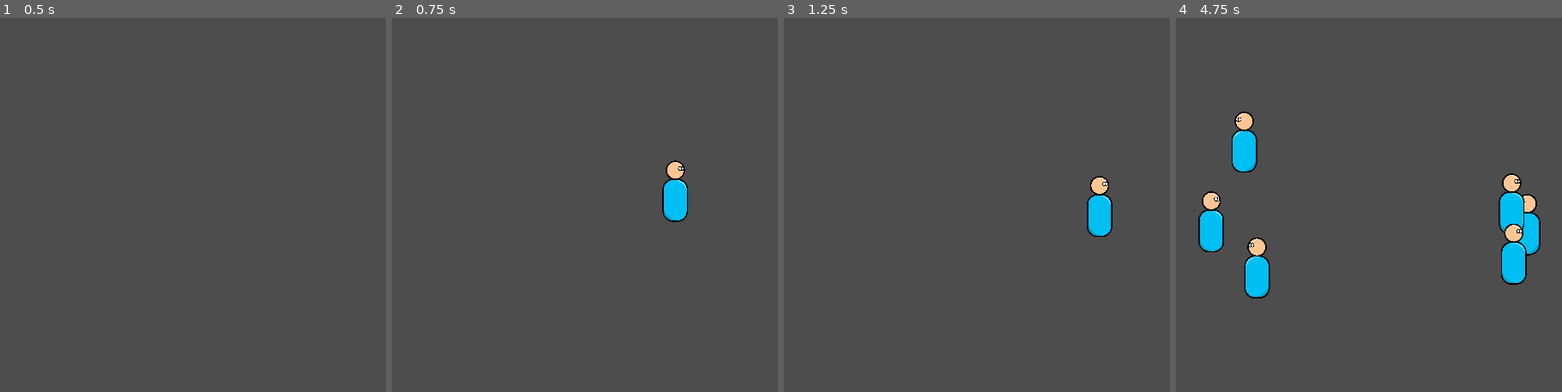
Above: before the commit, frames 1-4 (left to right).
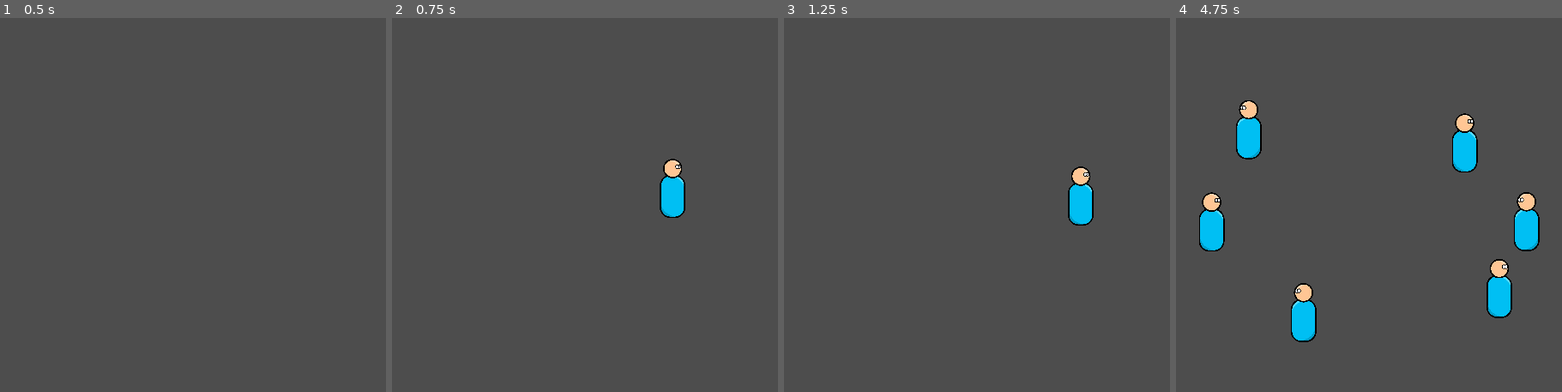
Above: after the commit, the same moments.

Repository: AvilS-PL/Godot_WAW_recreaction
Game: Godot game, scene res://game.tscn
Same seed, same stepped clock (60 frames per second), same inputs: the game is played once before the commit and once after it. The project has no main scene, so this scene is started directly.
Inputs (mouse positions are in pixels of both pictures, inside the frame that each line leads up to):
- Up to frame 1 (0.5 s): no input
- Up to frame 2 (0.75 s): tap Enter at 0.5 s; move the mouse to (669, 190) at 0.52 s; hold Right (ui_right) from 0.53 s (still down); click (669, 190) at 0.6 s
- Up to frame 3 (1.25 s): keep holding Right (ui_right)
- Up to frame 4 (4.75 s): move the mouse to (1291, 257) at 1.27 s; release Right (ui_right) at 1.28 s; hold Down (ui_down) 1.28-2.03 s; right-click (1291, 257) at 1.35 s; move the mouse to (1407, 70) at 2.02 s; hold Right (ui_right) 2.03-2.78 s; click (1407, 70) at 2.1 s; move the mouse to (1349, 362) at 2.77 s; hold Up (ui_up) 2.78-3.53 s; right-click (1349, 362) at 2.85 s; move the mouse to (1484, 324) at 3.52 s; hold Left (ui_left) from 3.53 s (still down); click (1484, 324) at 3.6 s; move the mouse to (1253, 118) at 4.27 s; right-click (1253, 118) at 4.35 s

Frame 1 is identical in both runs. In frame 2, 0.5% of the frame differs, in the area x 69-77%, y 37-55%; in frame 3, 1.6%; in frame 4, 6.3%, in the area x 5-95%, y 22-87%.

Commit message:
v0.1.2 splited sprites into head and body

Diff:
--- a/Units/mele_unit.gd
+++ /dev/null
@@ -1,25 +0,0 @@
-extends CharacterBody2D
-
-@export var max_speed = randf() * 300
-@export var acc = 8.0
-@export var friction = 4.0
-
-func _physics_process(delta):
-	#var direction = Vector2.ZERO
-	#if Input.is_action_pressed("ui_left"):
-		#direction.x -= 1
-	#if Input.is_action_pressed("ui_right"):
-		#direction.x += 1
-	#if Input.is_action_pressed("ui_up"):
-		#direction.y -= 1
-	#if Input.is_action_pressed("ui_down"):
-		#direction.y += 1
-	#direction = direction.normalized()
-	#if direction != Vector2.ZERO:
-		#velocity = velocity.move_toward(direction * max_speed, acc)
-	#else:
-		#velocity = velocity.move_toward(Vector2.ZERO, friction)
-
-	#move_and_slide()
-	move_and_collide(Vector2(max_speed,0) * delta)
-	#move_and_collide(velocity.y * delta)
--- a/Units/mele_unit.tscn
+++ /dev/null
@@ -1,21 +0,0 @@
-[gd_scene load_steps=4 format=3 uid="uid://dfx4duuxsxl61"]
-
-[ext_resource type="Texture2D" uid="uid://bpr47kuxrnsjd" path="res://Units/mele_unit.png" id="1_8f4nu"]
-[ext_resource type="Script" path="res://Units/mele_unit.gd" id="1_vjb73"]
-
-[sub_resource type="CircleShape2D" id="CircleShape2D_hnyb1"]
-radius = 175.0
-
-[node name="MeleUnit" type="CharacterBody2D"]
-scale = Vector2(0.2, 0.2)
-script = ExtResource("1_vjb73")
-acc = null
-friction = null
-
-[node name="Sprite2D" type="Sprite2D" parent="."]
-texture = ExtResource("1_8f4nu")
-
-[node name="CollisionShape2D" type="CollisionShape2D" parent="."]
-position = Vector2(-2.77556e-17, 255)
-rotation = 1.5708
-shape = SubResource("CircleShape2D_hnyb1")
--- a/Units/mele_unit_rigid.gd
+++ b/Units/mele_unit_rigid.gd
@@ -1,13 +1,16 @@
 extends RigidBody2D
 
+@export var speed = 100
 var destinition = Vector2.ZERO
 
 func _ready():
 	pass
 
 func _process(delta):
-	linear_velocity = (destinition - position).normalized() * 200
+	linear_velocity = (destinition - position).normalized() * speed
 	if (destinition.x > position.x):
-		$Sprite2D.flip_h = false
+		$Body.flip_h = false
+		$Head.flip_h = false
 	else:
-		$Sprite2D.flip_h = true
+		$Body.flip_h = true
+		$Head.flip_h = true
--- a/Units/mele_unit_rigid.tscn
+++ b/Units/mele_unit_rigid.tscn
@@ -1,7 +1,8 @@
-[gd_scene load_steps=5 format=3 uid="uid://dpfjl1hb0313u"]
+[gd_scene load_steps=6 format=3 uid="uid://dpfjl1hb0313u"]
 
 [ext_resource type="Script" path="res://Units/mele_unit_rigid.gd" id="1_c0148"]
-[ext_resource type="Texture2D" uid="uid://bpr47kuxrnsjd" path="res://Units/mele_unit.png" id="1_jejpa"]
+[ext_resource type="Texture2D" uid="uid://00svb3cguowx" path="res://Units/unit_body.png" id="2_c3gc4"]
+[ext_resource type="Texture2D" uid="uid://duo23o3515q5i" path="res://Units/unit_head.png" id="3_eyshu"]
 
 [sub_resource type="PhysicsMaterial" id="PhysicsMaterial_jvusy"]
 friction = 0.1
@@ -17,11 +18,17 @@
 linear_damp_mode = 1
 script = ExtResource("1_c0148")
 
-[node name="Sprite2D" type="Sprite2D" parent="."]
+[node name="Body" type="Sprite2D" parent="."]
+position = Vector2(0, 18)
 scale = Vector2(0.2, 0.2)
-texture = ExtResource("1_jejpa")
+texture = ExtResource("2_c3gc4")
+
+[node name="Head" type="Sprite2D" parent="."]
+position = Vector2(0, -60)
+scale = Vector2(0.2, 0.2)
+texture = ExtResource("3_eyshu")
 
 [node name="CollisionShape2D" type="CollisionShape2D" parent="."]
-position = Vector2(0, 50)
+position = Vector2(0, 42)
 rotation = 1.5708
 shape = SubResource("CircleShape2D_x363p")
Binary file removed: Units/mele_unit.png
Not shown, removed: Units/mele_unit.png.import
